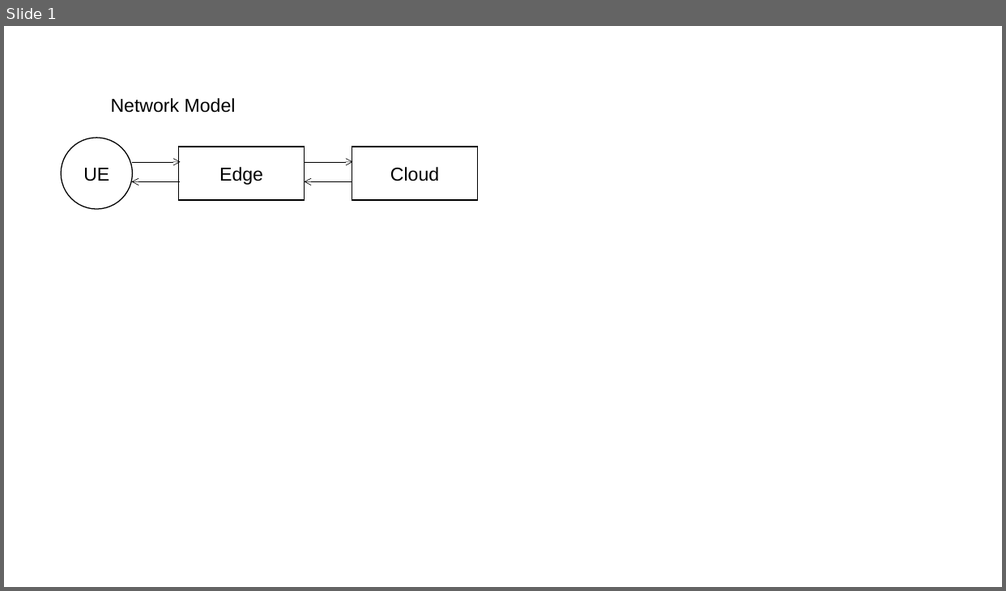
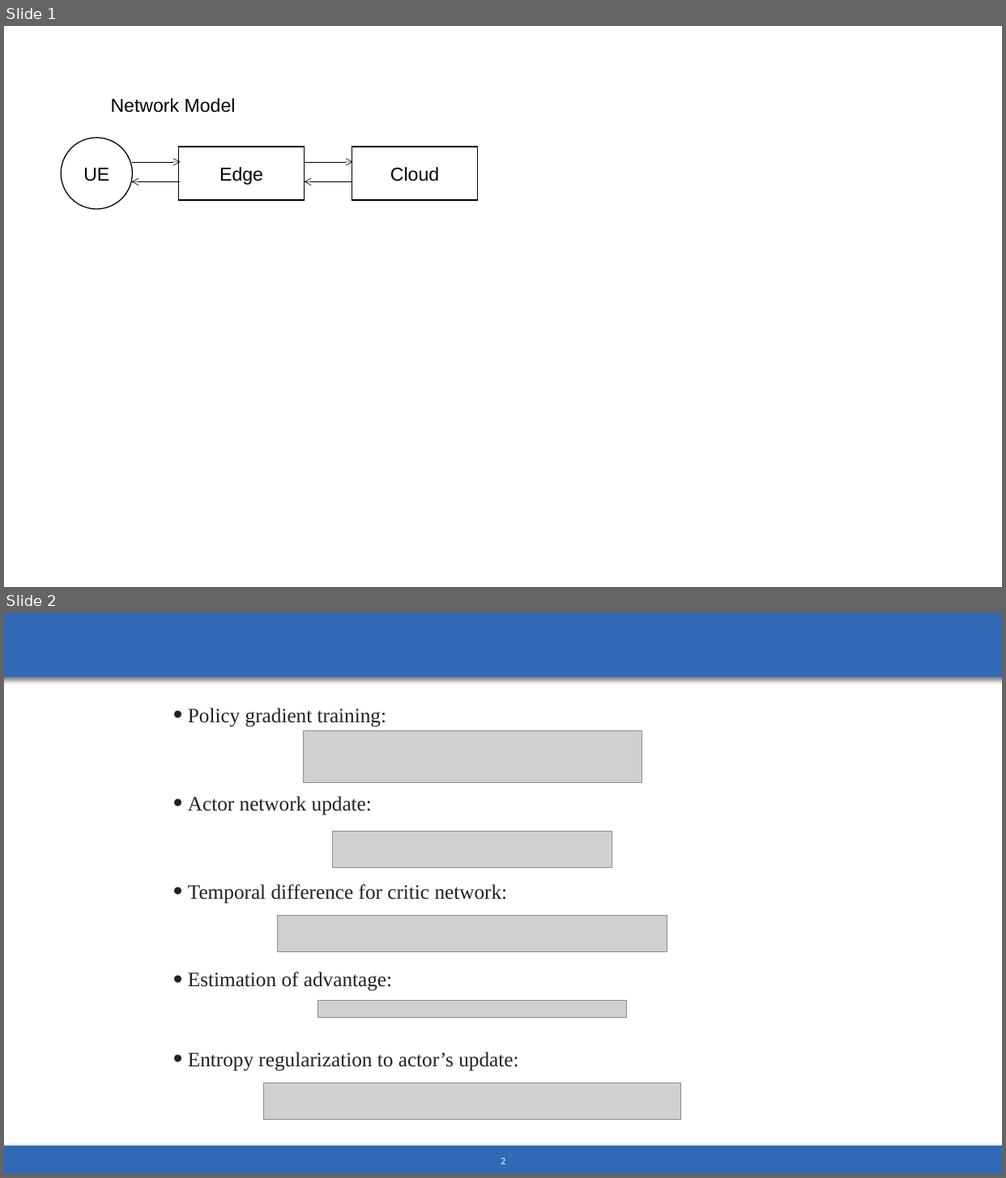
Before and after one commit to iamhyc/AutoCache, a slide deck: _thesis/images/image-prototypes.pptx. Shown one above the other, each under a label of ours: slide 1 before the commit, slides 1 and 2 after it. The pictures are 1006x591 and 1006x1178 pixels, drawn with LibreOffice and Linux fonts; fonts in the diff are those of the drawing; grey boxes stand for pictures. Boxes give left, top, right and bottom in pixels: in the first picture for what was removed or moved away, otherwise in the second. Text is boxed around its words. In the diff, an @@ line names an element or a change of style, - is before the commit and + after.

```diff
--- a/_thesis/images/image-prototypes.pptx
+++ b/_thesis/images/image-prototypes.pptx
@@ slide 2 added at [4,613,1002,1174], background #FFFFFF @@
@@ rectangle added at [4,613,1002,677], fill #3169B5 @@
@@ text added at [188,708,518,1071], 19.7 pt, text #212121 @@
+• Policy gradient training:
+• Actor network update:
+• Temporal difference for critic network:
+• Estimation of advantage:
+• Entropy regularization to actor’s update:
@@ picture added at [304,730,641,783] @@
@@ picture added at [333,831,612,867] @@
@@ picture added at [278,915,667,952] @@
@@ picture added at [317,1001,627,1018] @@
@@ picture added at [264,1084,681,1120] @@
@@ rectangle added at [4,1146,1002,1174], fill #3169B5 @@
@@ page number added at [501,1158,505,1165], 8.4 pt, text #FFFFFF @@
+2
```
Also in this commit, not shown: 7 other files.
